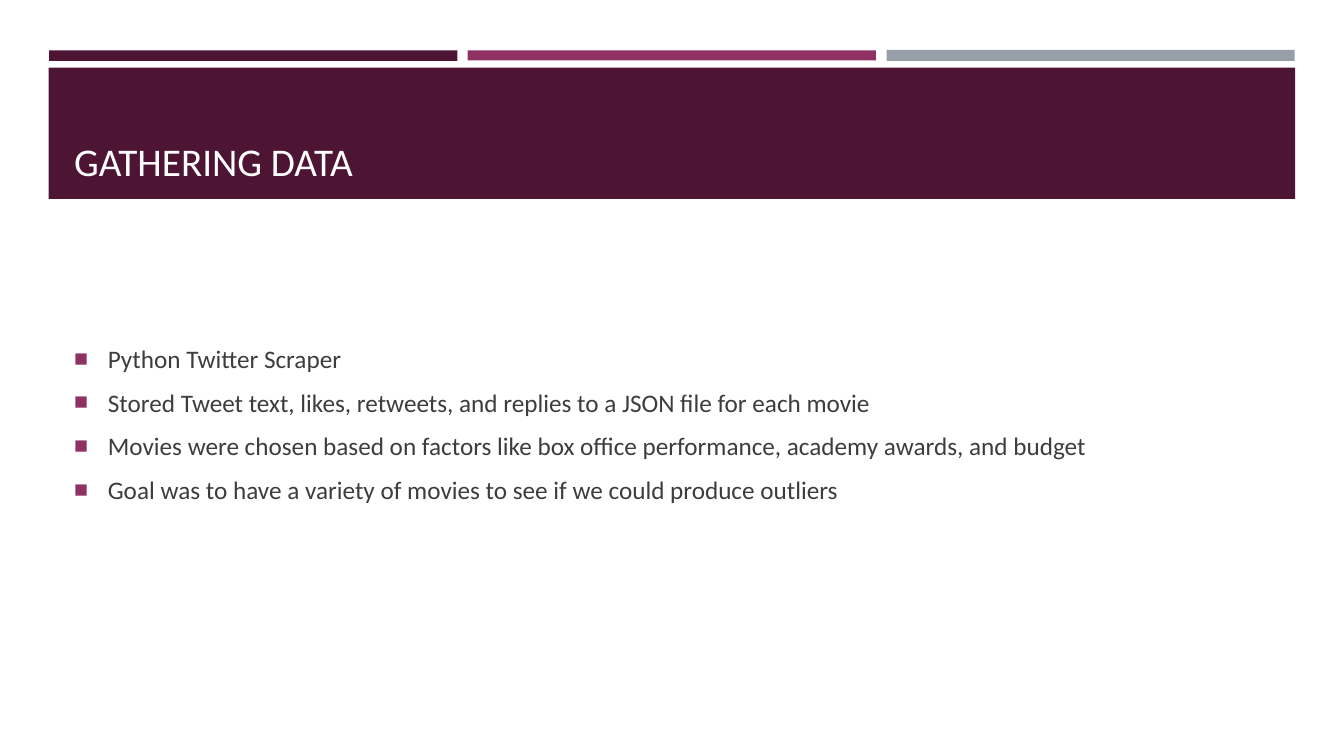
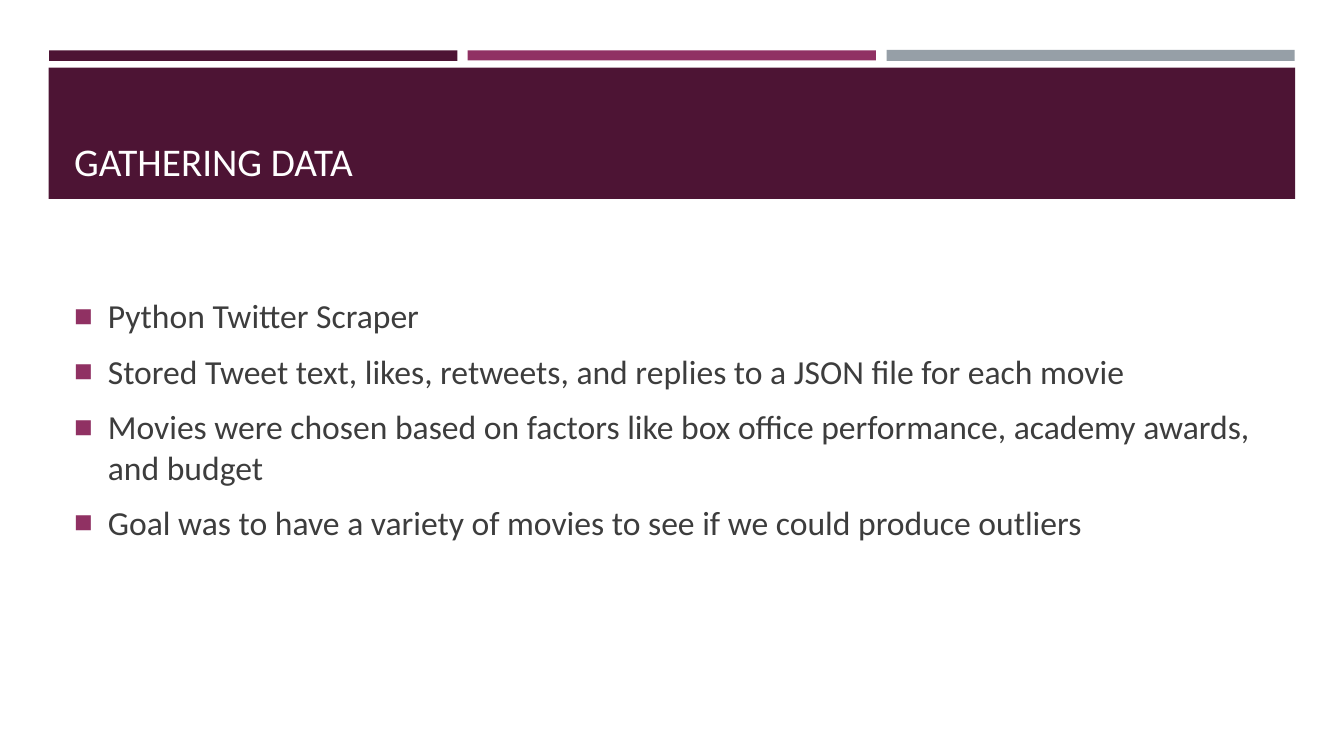
Before and after one commit to biletnam/CS491-BoxOffice, a slide deck: slide 6 of Final Presentation.pptx. Drawn at 1344x756 pixels with LibreOffice and Linux fonts; fonts in the diff are those of the drawing. Boxes give left, top, right and bottom in pixels: in the first picture for what was removed or moved away, otherwise in the second. Text is boxed around its words. In the diff, an @@ line names an element or a change of style, - is before the commit and + after.

```diff
--- a/Final Presentation.pptx
+++ b/Final Presentation.pptx
@@ text "Python Twitter Scraper" at box(108, 304, 1249, 541): size 18 to 24 pt; more space between paragraphs @@
```
Also in this commit, not shown: 4 other slides changed, 1 slide added, 1 slide removed, 3 other files.
